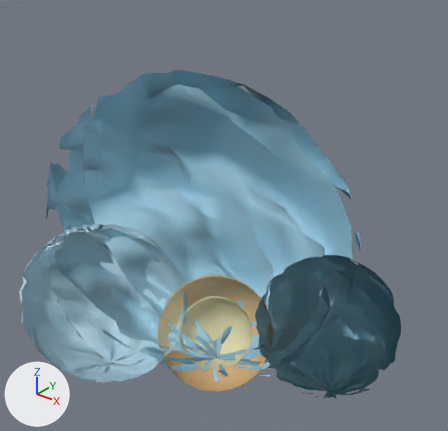
Before and after pictures for a commit that changed the glTF model public/models/biology/enzyme.glb.
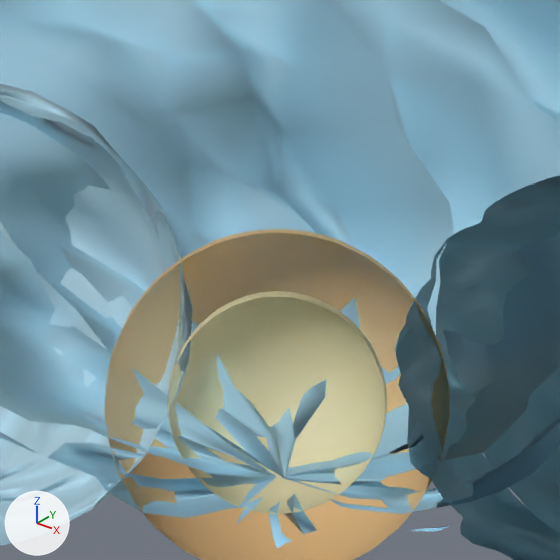
Old and new are each drawn whole from a 50 mm camera at (1.053, -1.255, 0.821) aimed at (0.023, 0.032, 0.023) and again close up on the part from 27% to 69% of the width and 46% to 89% of the height. Lighting does not change. The marker at lower left points along +X, +Y and +Z. The older version's two pictures come first. Everything nearer to the camera than a plane just in front of the edit is cut away.

Before the edit, the objects in view are built like this:
```python
me_active_site_lobe_mesh = bpy.data.meshes.new('active_site_lobe_mesh')
me_active_site_lobe_mesh.from_pydata(...)  # 740 vertices, 1428 faces; spans x -0.629..-0.014, y -0.437..0.093, z -0.59..-0.047
me_active_site_lobe_mesh.materials.append(mat_mat_1)  # cyan #c5e9f8
me_substrate_binding_mesh = bpy.data.meshes.new('substrate_binding_mesh')
me_substrate_binding_mesh.from_pydata(...)  # 740 vertices, 1428 faces; spans x 0.074..0.616, y -0.086..0.42, z -0.574..-0.066
me_substrate_binding_mesh.materials.append(mat_mat_2)  # cyan #97cee1
me_substrate_mesh = bpy.data.meshes.new('substrate_mesh')
me_substrate_mesh.from_pydata(...)  # a UV sphere (32 segments, 20 rings, poles along z) spanning x -0.17..0.198, y -0.183..0.184, z -0.569..-0.202
me_substrate_mesh.materials.append(mat_mat_3)  # beige #f9cf93
ob_active_site_lobe = bpy.data.objects.new('active_site_lobe', me_active_site_lobe_mesh)
ob_active_site_lobe.location = (0.0, 0.0, 0.0)
ob_substrate = bpy.data.objects.new('substrate', me_substrate_mesh)
ob_substrate.location = (0.0, 0.0, 0.0)
ob_substrate_binding = bpy.data.objects.new('substrate_binding', me_substrate_binding_mesh)
ob_substrate_binding.location = (0.0, 0.0, 0.0)
# also in view: 'protein_backbone' at (0.0, 0.0, 0.02); 'active_site' at (0.014, 0.001, -0.386)
```
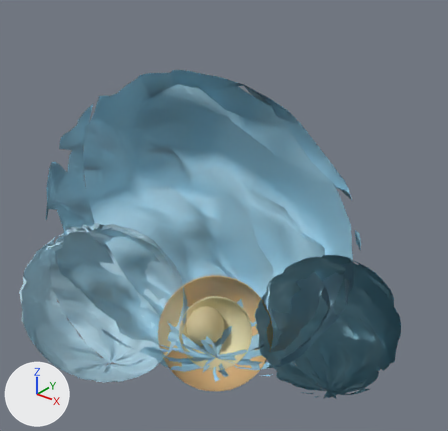
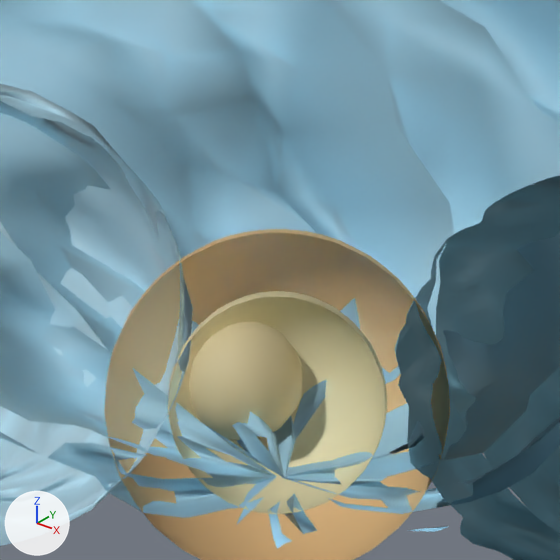
The change, as a list of edits to the scene's bpy script:
```text
Add mat_mat_5:
    mat_mat_5 = principled_material('mat_5')
    mat_mat_5.base_color = (0.878, 0.753, 0.439)  # beige #f1e1b1
    mat_mat_5.roughness = 0.62
Add me_cofactor_mesh:
    me_cofactor_mesh.from_pydata(...)  # a UV sphere (14 segments, 20 rings, poles along z) spanning x -0.1364..-0.0028, y -0.0227..0.1076, z -0.486..-0.3523
    me_cofactor_mesh.materials.append(mat_mat_5)  # beige #f1e1b1
Add ob_cofactor:
    ob_cofactor = bpy.data.objects.new('cofactor', me_cofactor_mesh)
    ob_cofactor.location = (0.0, 0.0, 0.0)
```

Where the change shows, as pixel boxes [x1, y1, x2, y2] in the close-ups (560 x 560 px):
'cofactor', added (beige): after [189, 322, 302, 440]
